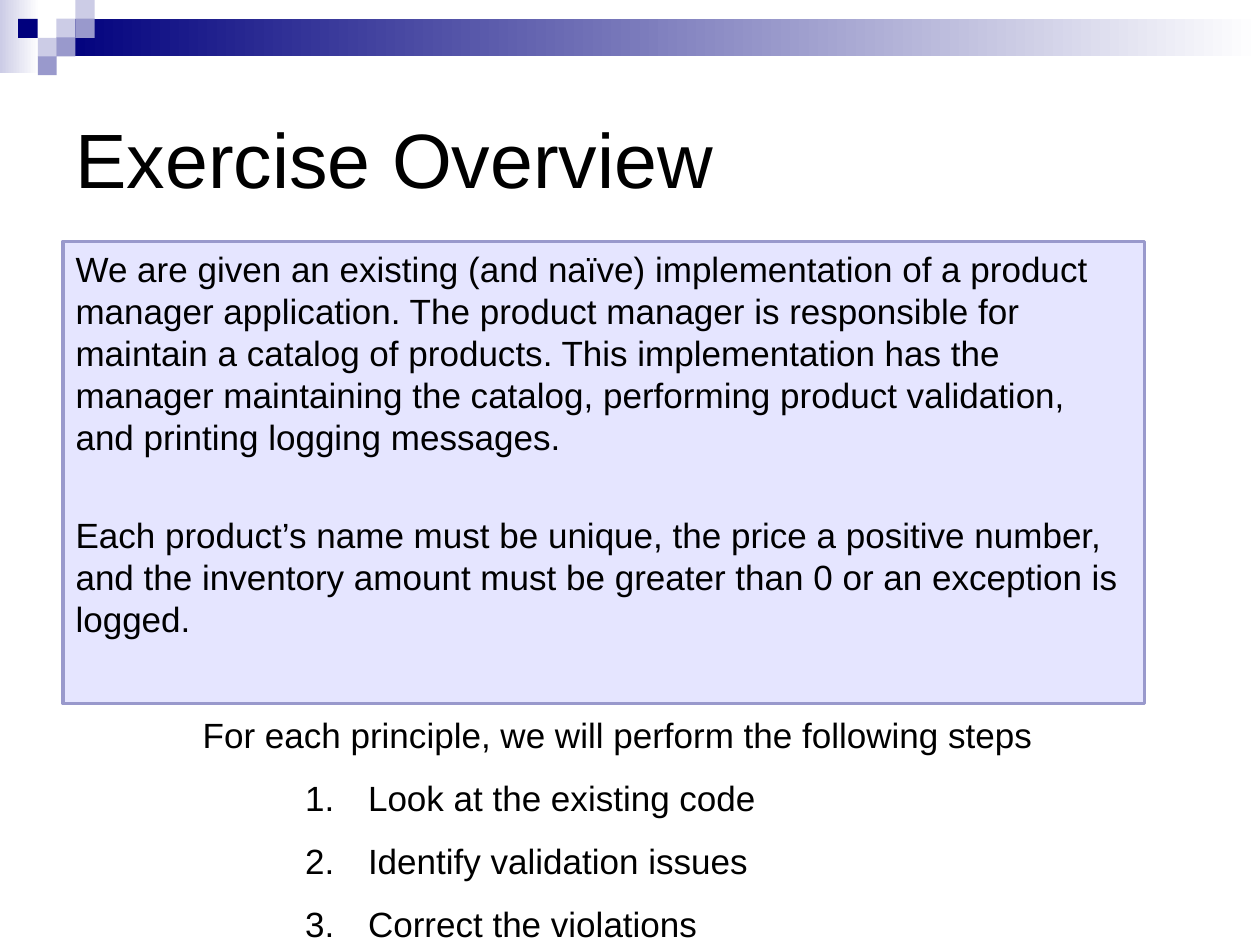
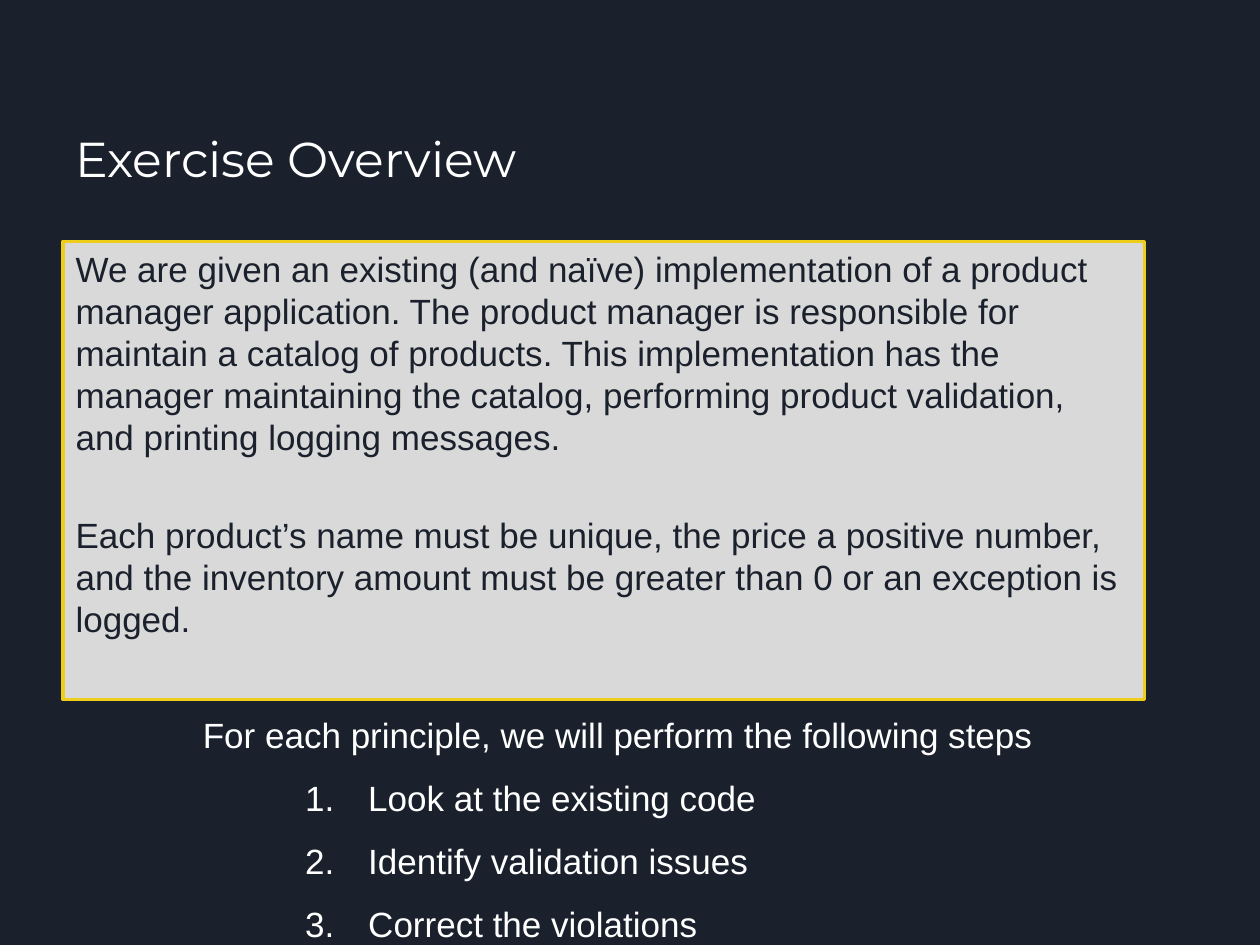
Before and after one commit to apatequil/SOLIDPrinciples.TS, a slide deck: slide 5 of src/documentation/presentation.pptx. Drawn at 1260x945 pixels with LibreOffice and Linux fonts; fonts in the diff are those of the drawing. Boxes give left, top, right and bottom in pixels: in the first picture for what was removed or moved away, otherwise in the second. Text is boxed around its words. In the diff, an @@ line names an element or a change of style, - is before the commit and + after.

Commit message:
Updated presentation to new format and minor fixes

```diff
--- a/src/documentation/presentation.pptx
+++ b/src/documentation/presentation.pptx
@@ background #FFFFFF to #1B212C @@
@@ group removed at box(0, 0, 1260, 76): 9 rectangles @@
@@ title "Exercise Overview" at box(76, 140, 517, 178): size 44 to 28 pt, font Arial to Montserrat, text colour #000000 to #FFFFFF @@
@@ rectangle "We are given an existing ..." at box(63, 242, 1144, 701): text colour #000000 to #1B212C; less space between paragraphs; fill #E5E5FF to #D9D9D9; outline #9999CC 2 pt to #EECE1A 2 pt @@
@@ text "For each principle, we will ..." at box(203, 722, 1032, 938): text colour #000000 to #FFFFFF @@
```
Also in this commit, not shown: 10 other slides changed.
